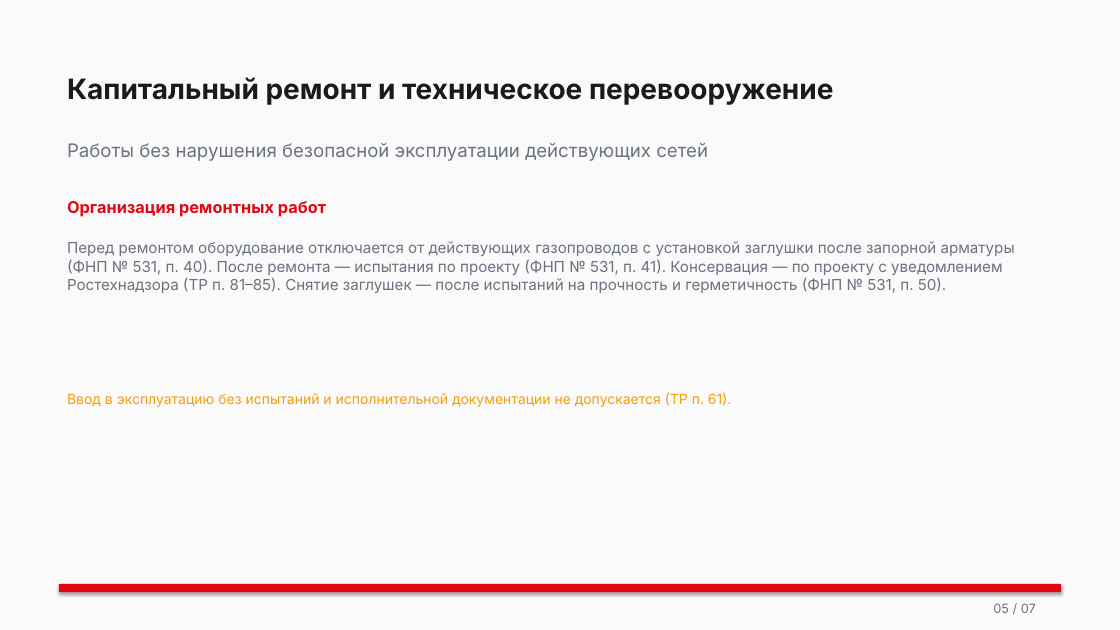
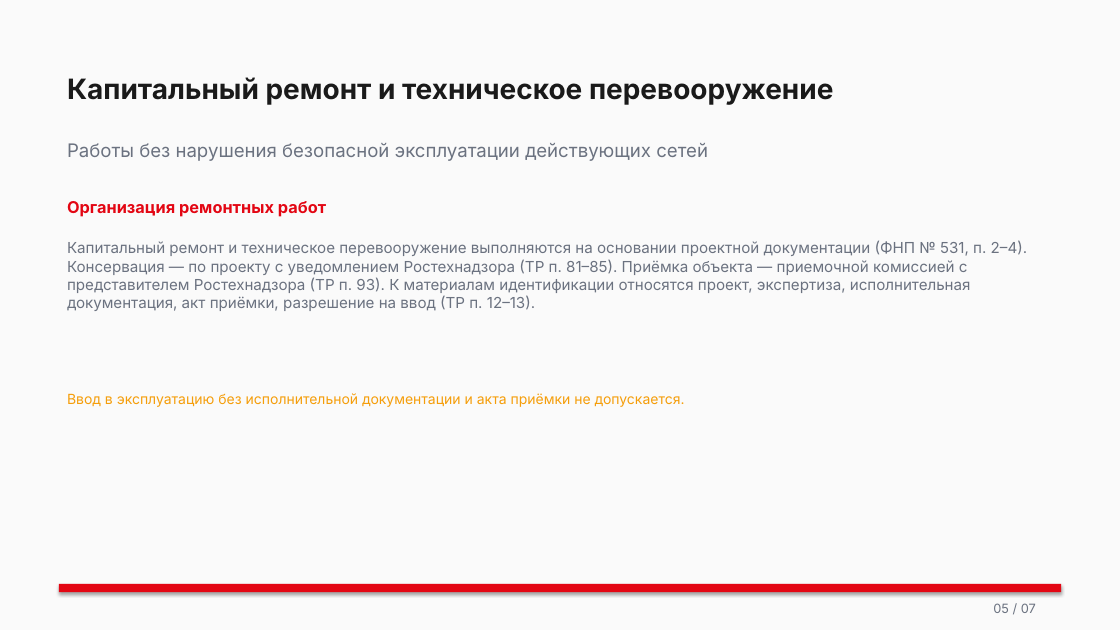
Before and after one commit to lysakalenushka-hash/-, a slide deck: slide 5 of Б.7.5_Модули/Б.7.5_Модуль3_Строительство_и_надзор.pptx. Drawn at 1120x630 pixels with LibreOffice and Linux fonts; fonts in the diff are those of the drawing. Boxes give left, top, right and bottom in pixels: in the first picture for what was removed or moved away, otherwise in the second. Text is boxed around its words. In the diff, an @@ line names an element or a change of style, - is before the commit and + after.

```diff
--- a/Б.7.5_Модули/Б.7.5_Модуль3_Строительство_и_надзор.pptx
+++ b/Б.7.5_Модули/Б.7.5_Модуль3_Строительство_и_надзор.pptx
@@ text at (67,240,1027,311): text changed @@
-Перед ремонтом оборудование отключается от действующих газопроводов с установкой заглушки после запорной арматуры (ФНП № 531, п. 40). После ремонта — испытания по проекту (ФНП № 531, п. 41). Консервация — по проекту с уведомлением Ростехнадзора (ТР п. 81–85). Снятие заглушек — после испытаний на прочность и герметичность (ФНП № 531, п. 50).
+Капитальный ремонт и техническое перевооружение выполняются на основании проектной документации (ФНП № 531, п. 2–4). Консервация — по проекту с уведомлением Ростехнадзора (ТР п. 81–85). Приёмка объекта — приемочной комиссией с представителем Ростехнадзора (ТР п. 93). К материалам идентификации относятся проект, экспертиза, исполнительная документация, акт приёмки, разрешение на ввод (ТР п. 12–13).
@@ text at (67,393,685,407): text changed @@
-Ввод в эксплуатацию без испытаний и исполнительной документации не допускается (ТР п. 61).
+Ввод в эксплуатацию без исполнительной документации и акта приёмки не допускается.
```
Also in this commit, not shown: 4 other slides changed, 11 other files.
